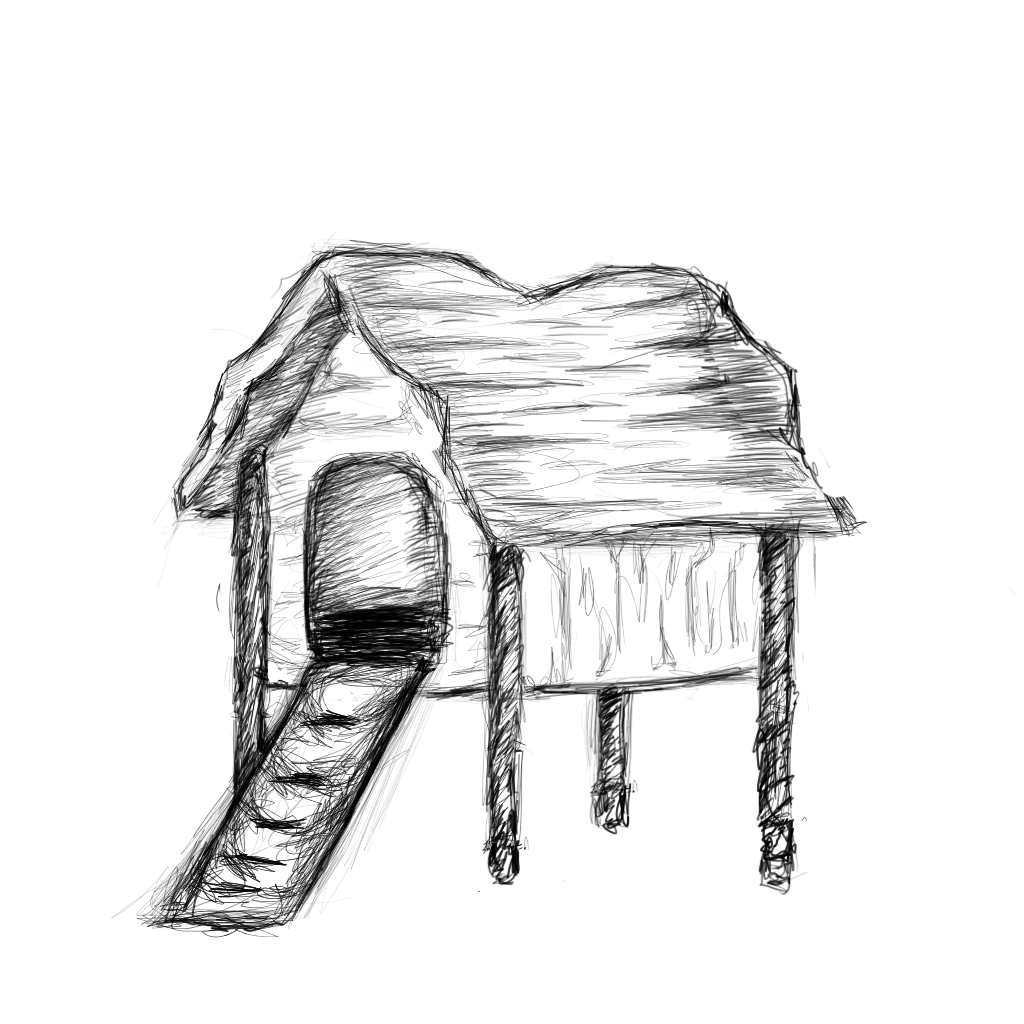
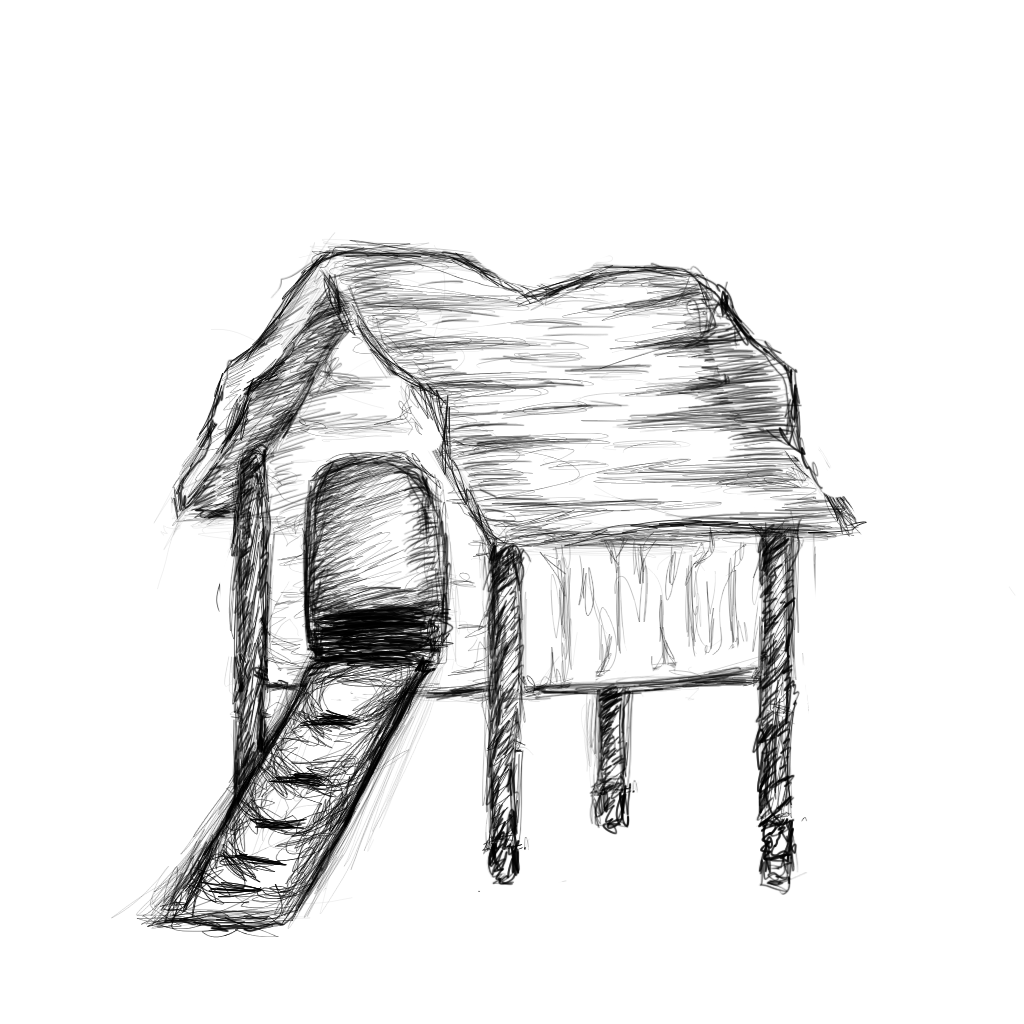
Revision of a layered 1024px x 1024px image; what changed, layer by layer:
painted on "muur links" over [558, 663, 784, 695]
showed "Background" over [558, 663, 784, 695]
